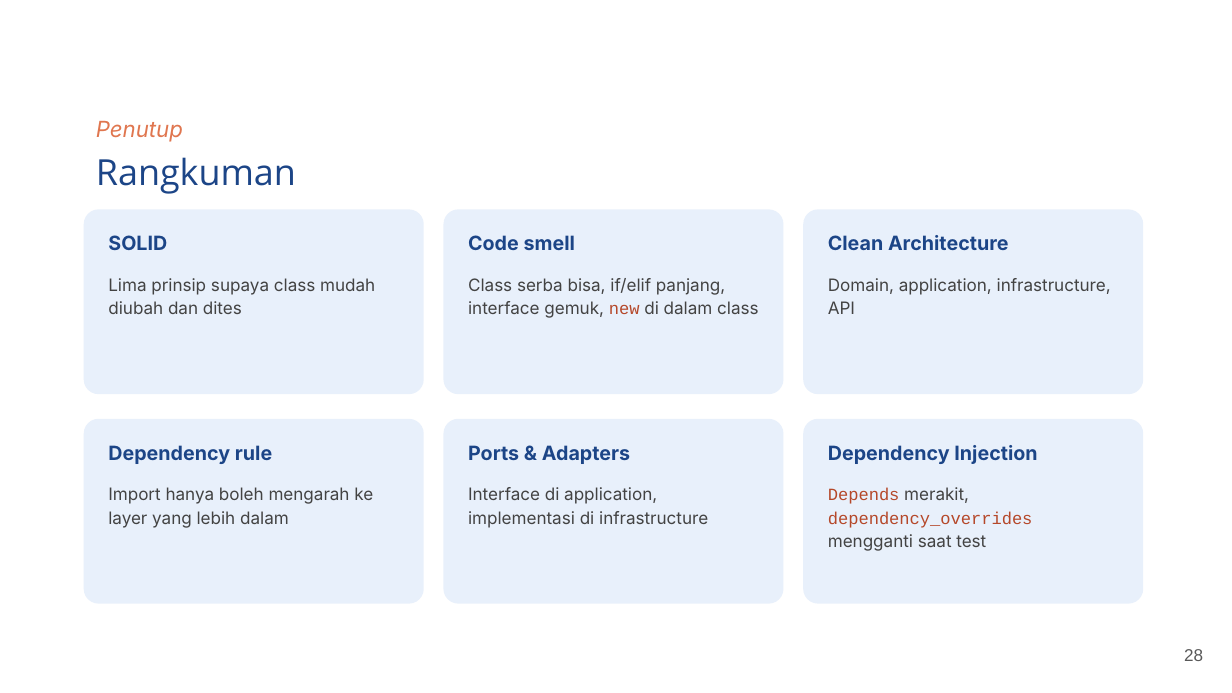
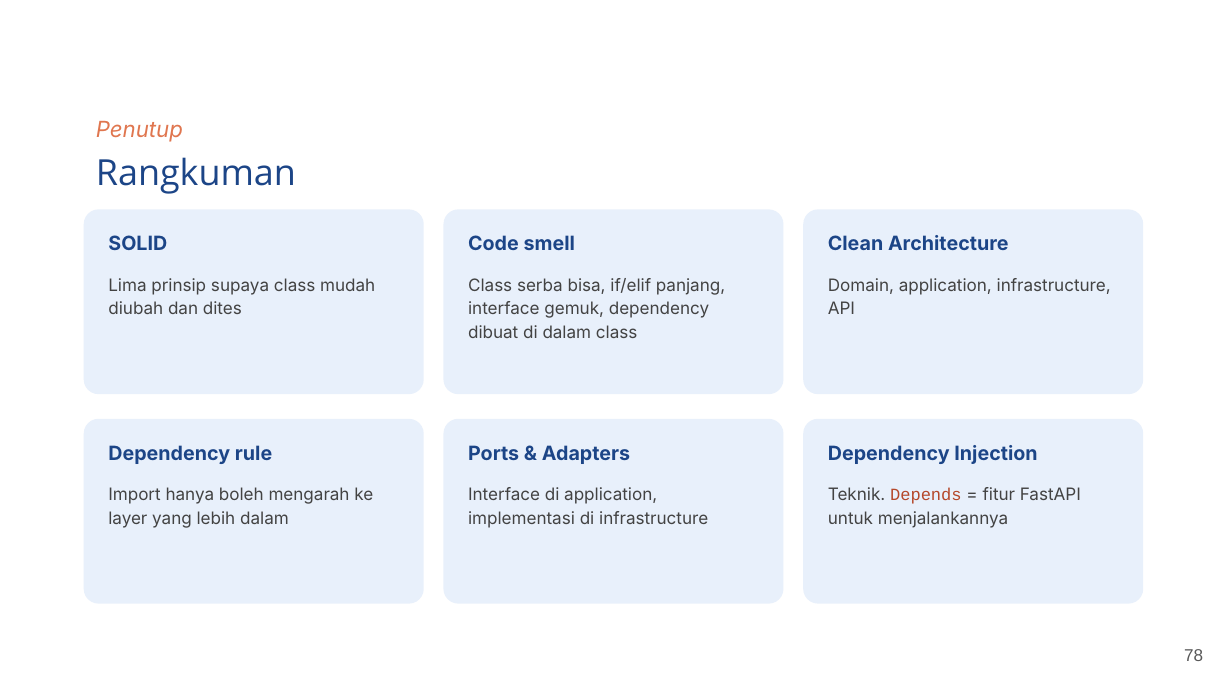
Before and after one commit to bagusedghar/fastapi-intermediate, a slide deck: slide 78 of sesi-02-solid-clean-architecture/slides/Sesi 2 - SOLID, Clean Architecture & Dependency Injection.pptx (slide 28 before the commit). Drawn at 1232x693 pixels with LibreOffice and Linux fonts; fonts in the diff are those of the drawing; background and template pictures are left out. Boxes give left, top, right and bottom in pixels: in the first picture for what was removed or moved away, otherwise in the second. Text is boxed around its words. In the diff, an @@ line names an element or a change of style, - is before the commit and + after.

```diff
--- a/sesi-02-solid-clean-architecture/slides/Sesi 2 - SOLID, Clean Architecture & Dependency Injection.pptx
+++ b/sesi-02-solid-clean-architecture/slides/Sesi 2 - SOLID, Clean Architecture & Dependency Injection.pptx
@@ text at box(468, 278, 725, 338): text changed @@
-Class serba bisa, if/elif panjang, interface gemuk, new di dalam class
+Class serba bisa, if/elif panjang, interface gemuk, dependency dibuat di dalam class
@@ text at box(828, 487, 1081, 528): text changed; font Courier New to Inter; text colour #B5482A to #434343 @@
-Depends merakit, dependency_overrides mengganti saat test
+Teknik. Depends = fitur FastAPI untuk menjalankannya
@@ page number at box(1184, 649, 1203, 661): text changed @@
-28
+78
```
Also in this commit, not shown: 17 other slides changed, 56 slides added, 6 slides removed, 41 other files.
